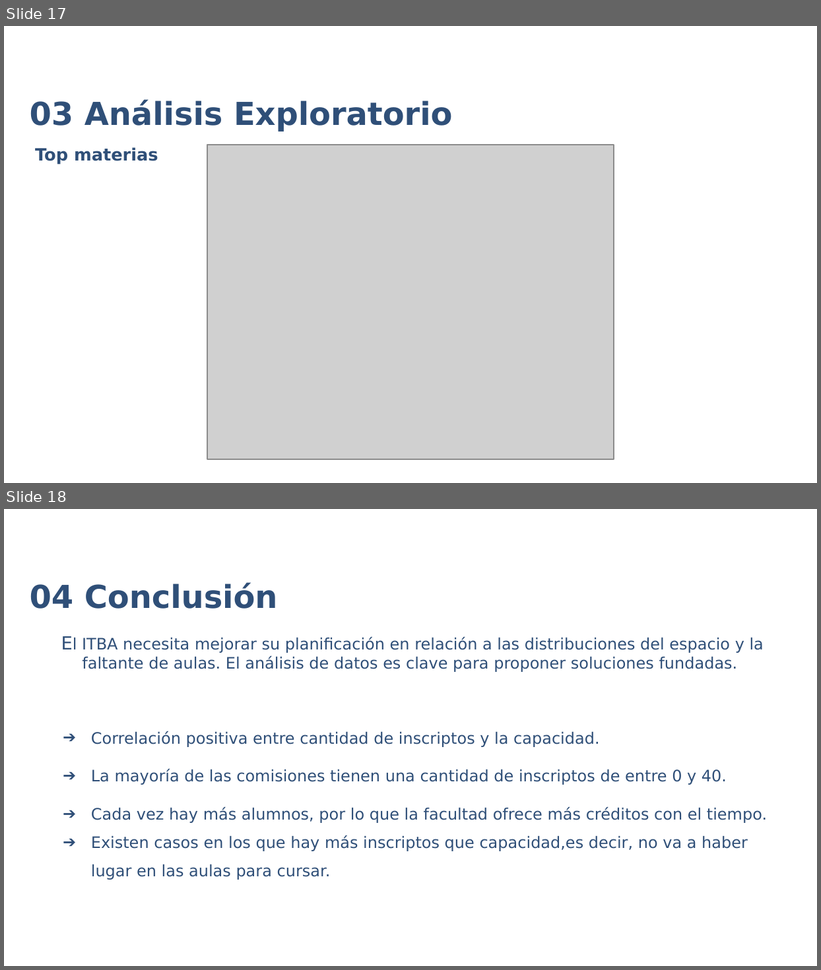
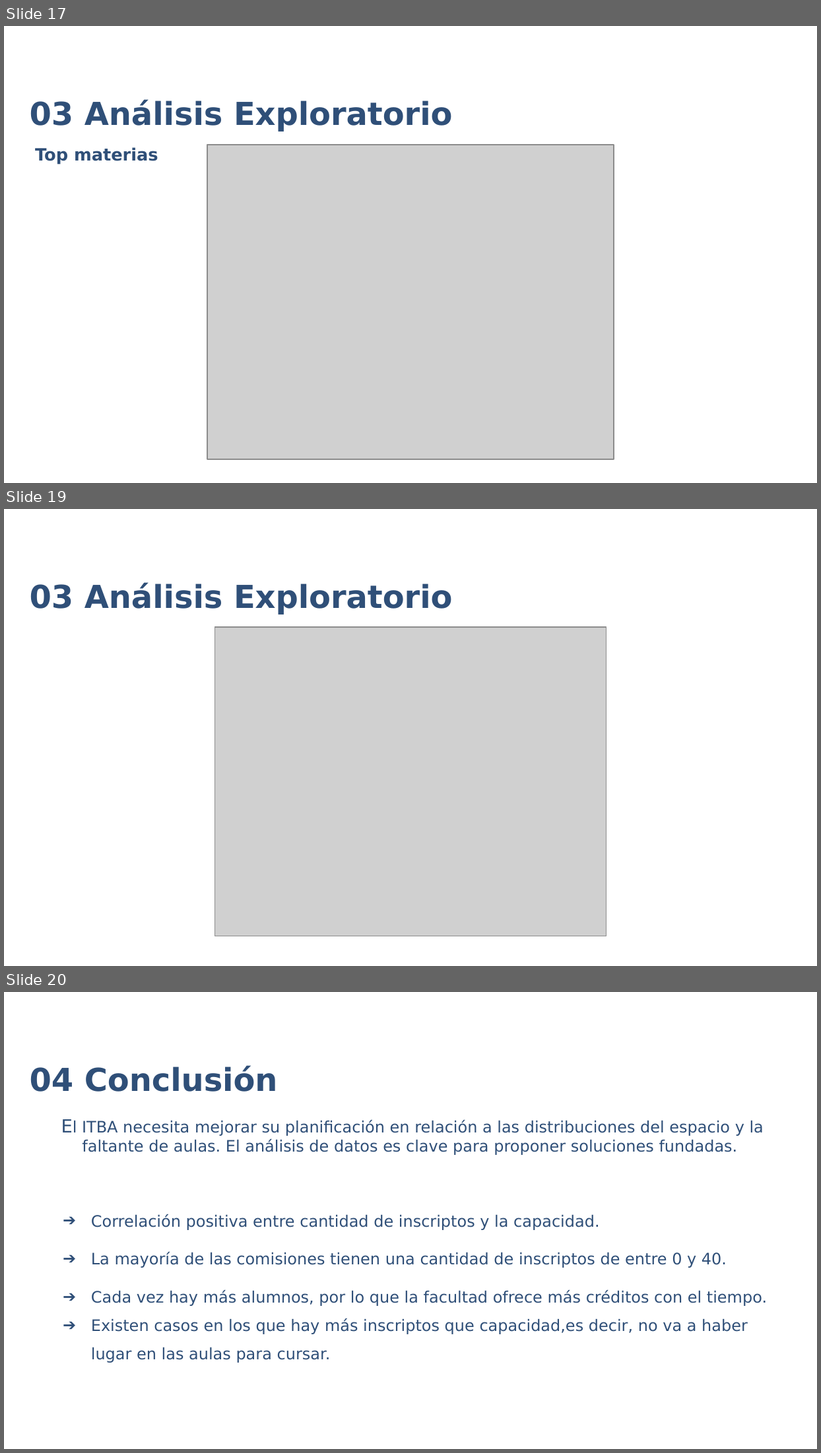
Before and after one commit to IanDalton/SGA_Scraper, a slide deck: TP 1.pptx. Shown one above the other, each under a label of ours: slides 17 and 18 before the commit, slides 17, 19 and 20 after it; the slides between them are not shown. The pictures are 821x970 and 821x1453 pixels, drawn with LibreOffice and Linux fonts; fonts in the diff are those of the drawing; grey boxes stand for pictures; background and template pictures are left out. Boxes give left, top, right and bottom in pixels: in the first picture for what was removed or moved away, otherwise in the second. Text is boxed around its words. In the diff, an @@ line names an element or a change of style, - is before the commit and + after.

```diff
--- a/TP 1.pptx
+++ b/TP 1.pptx
@@ slide 19 added at (4,509,817,966), background #FFFFFF @@
@@ text added at (30,582,453,615), 28 pt, text #2F4F78, bold @@
+03 Análisis Exploratorio
@@ picture added at (215,627,606,936) @@
@@ what was slide 18 is now slide 20 @@
```
Also in this commit, not shown: 1 slide changed, 1 other slide added.
